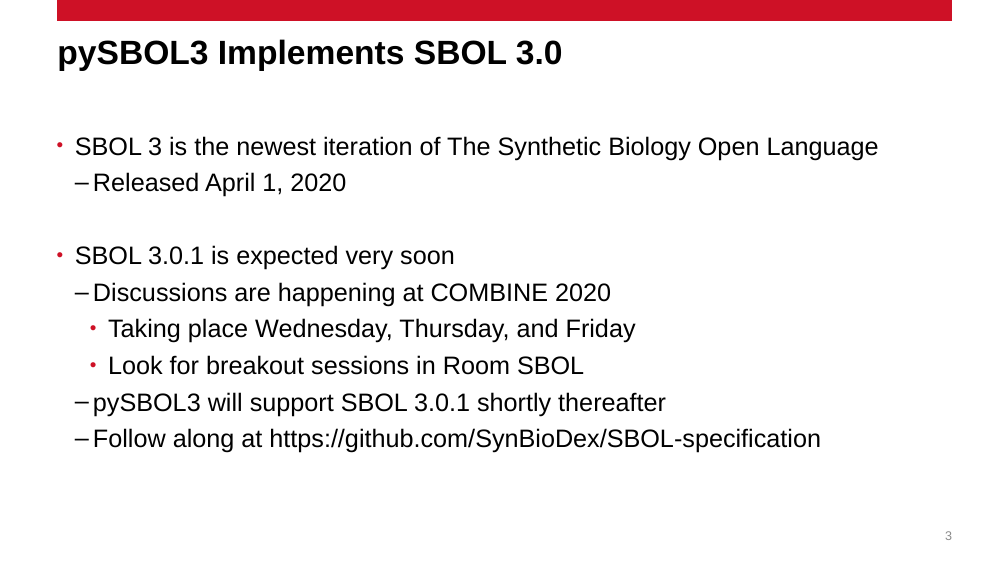
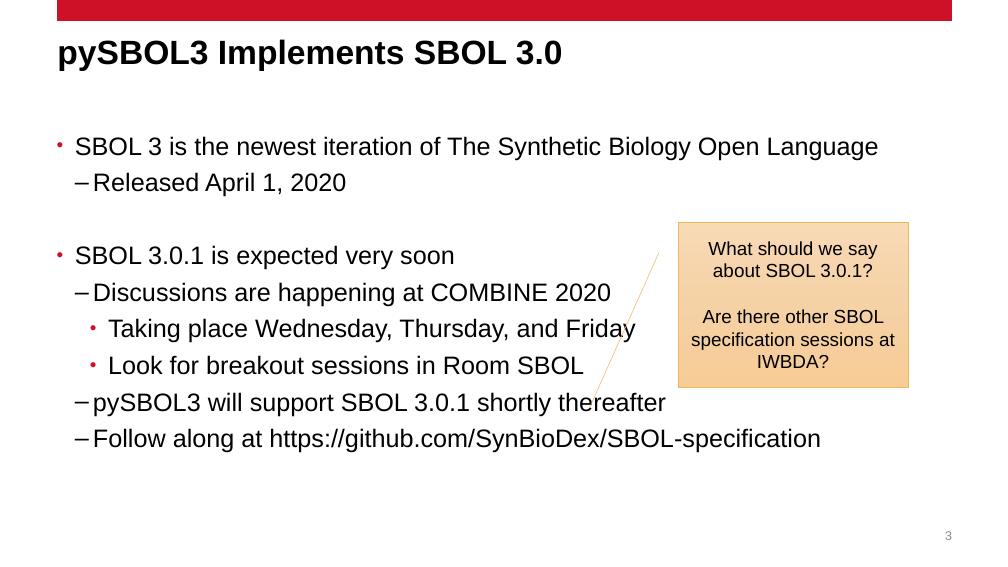
Before and after one commit to SynBioDex/Community-Media, a slide deck: slide 3 of 2021/IWBDA21/pySBOL3-IWBDA-2021.pptx. Drawn at 1008x567 pixels with LibreOffice and Linux fonts; fonts in the diff are those of the drawing; background and template pictures are left out. Boxes give left, top, right and bottom in pixels: in the first picture for what was removed or moved away, otherwise in the second. Text is boxed around its words. In the diff, an @@ line names an element or a change of style, - is before the commit and + after.

Commit message:
Update slides for IWBDA 2021

```diff
--- a/2021/IWBDA21/pySBOL3-IWBDA-2021.pptx
+++ b/2021/IWBDA21/pySBOL3-IWBDA-2021.pptx
@@ border callout added at (x1=678, y1=222, x2=908, y2=387), fill gradient #F8DAB6 to #F6D2A7 to #F8CD97, outline #EFB661 0.5 pt, 18 pt, text #000000 @@
+What should we say about SBOL 3.0.1?
+Are there other SBOL specification sessions at IWBDA?
```
Also in this commit, not shown: 3 other slides changed.
